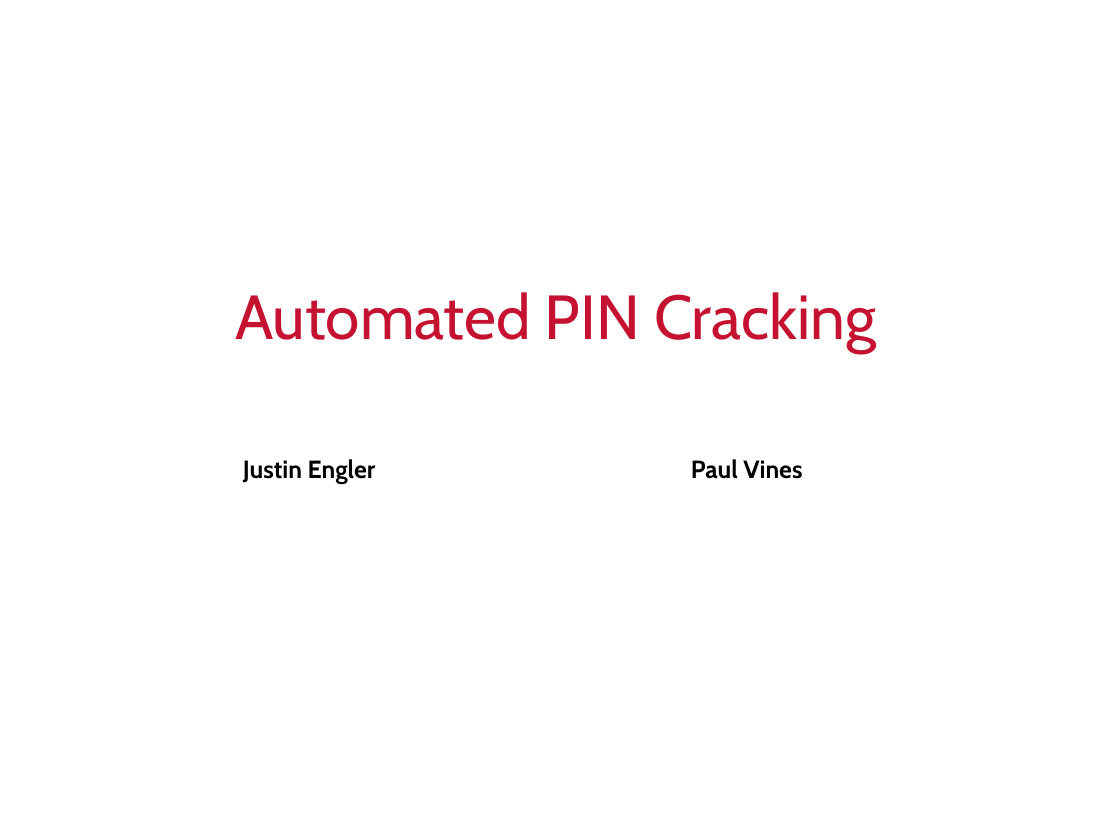
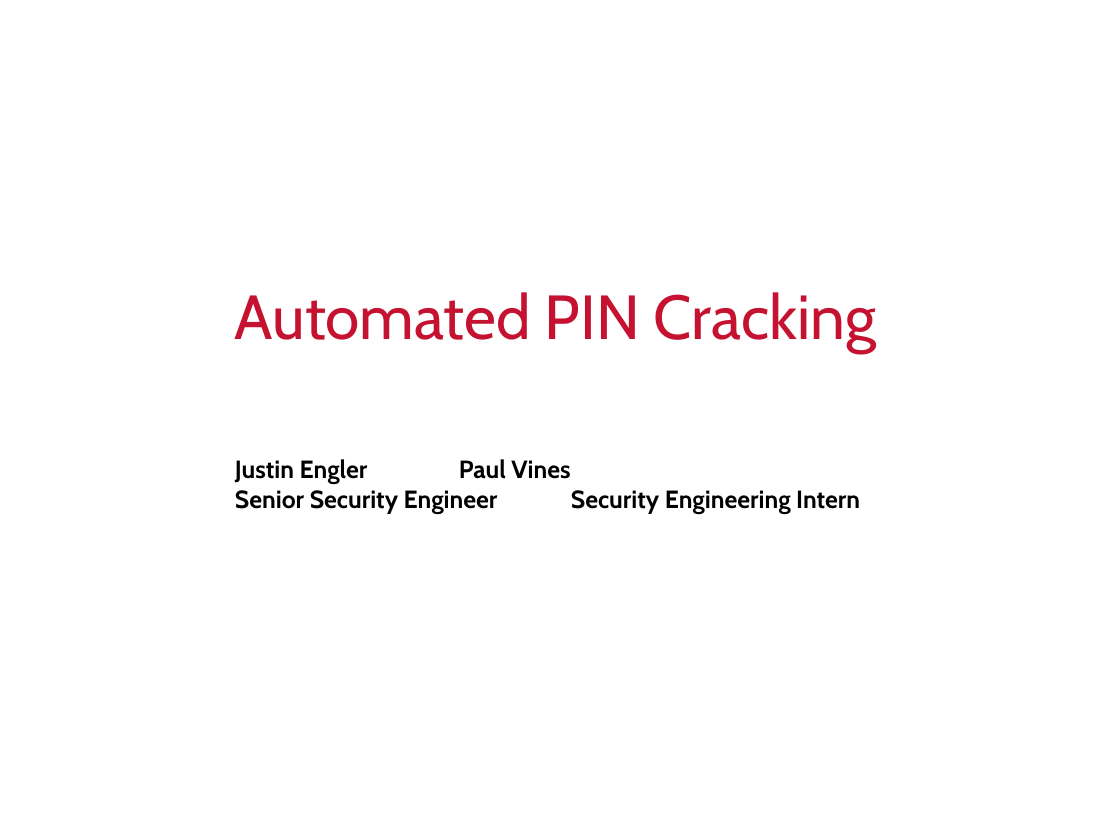
Before and after one commit to justinengler/BruteController, a slide deck: slide 1 of Automated PIN Cracking.pptx. Drawn at 1120x840 pixels with LibreOffice and Linux fonts; fonts in the diff are those of the drawing; background and template pictures are left out. Boxes give left, top, right and bottom in pixels: in the first picture for what was removed or moved away, otherwise in the second. Text is boxed around its words. In the diff, an @@ line names an element or a change of style, - is before the commit and + after.

```diff
--- a/Automated PIN Cracking.pptx
+++ b/Automated PIN Cracking.pptx
@@ text at box(235, 459, 570, 483): indent changed; less space between paragraphs @@
@@ text at box(235, 490, 860, 513): paragraph added @@
+Senior Security Engineer Security Engineering Intern
```
Also in this commit, not shown: 17 other slides changed, 5 slides added, 7 slides removed.
